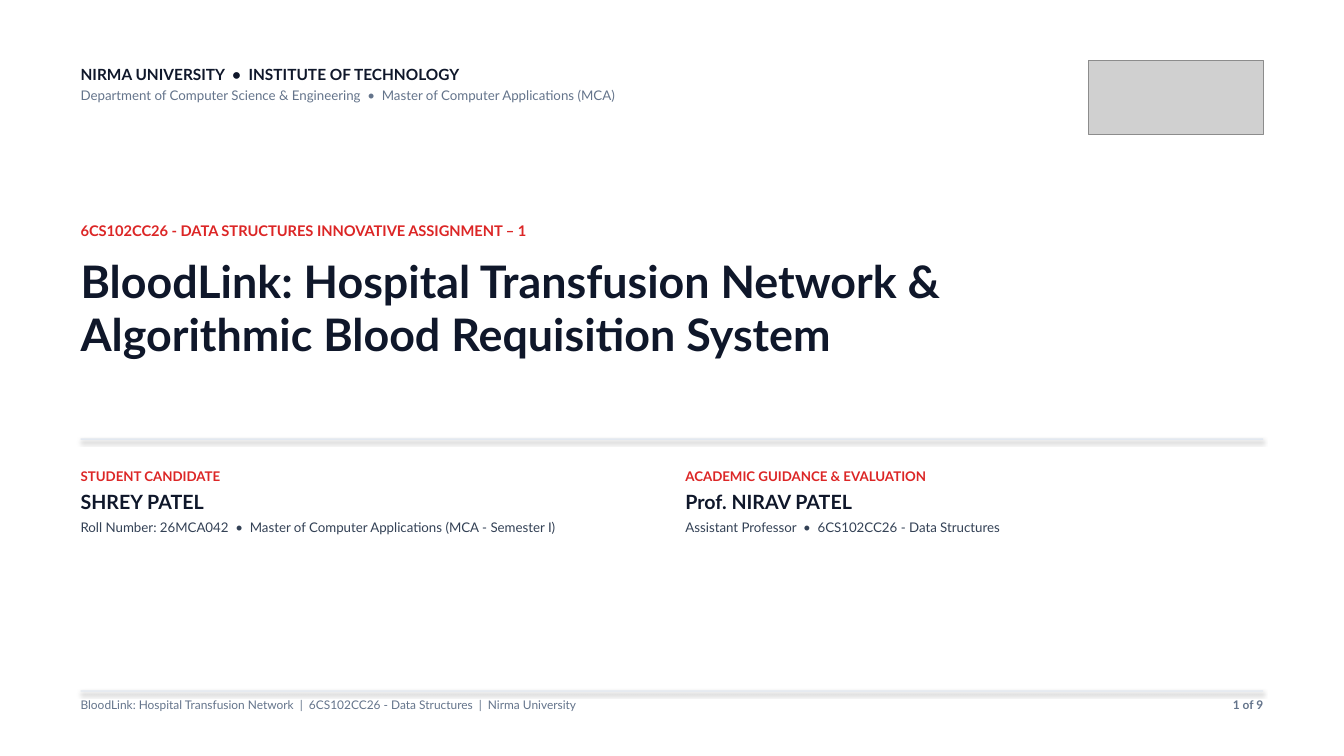
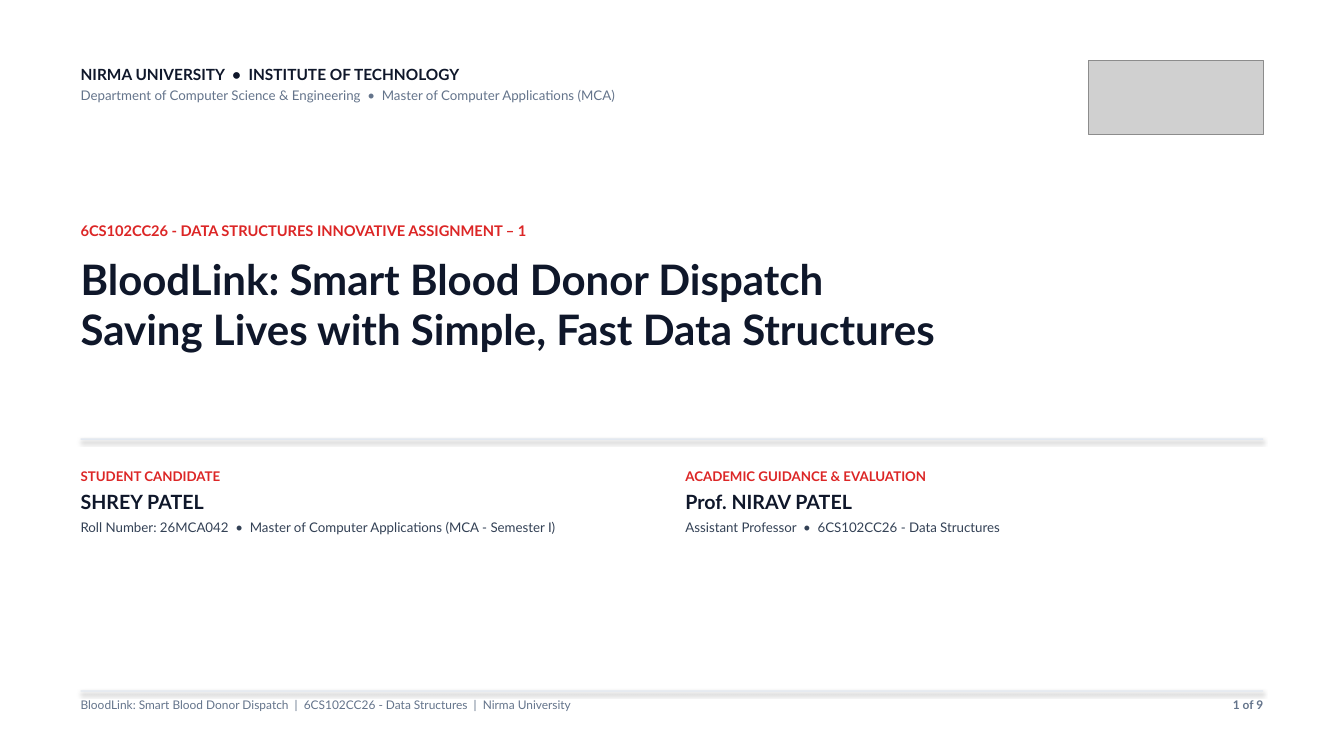
Before and after one commit to Shrey113/DS-Assignment-1, a slide deck: slide 1 of Final_Updated_Presentation.pptx. Drawn at 1344x756 pixels with LibreOffice and Linux fonts; fonts in the diff are those of the drawing; grey boxes stand for pictures. Boxes give left, top, right and bottom in pixels: in the first picture for what was removed or moved away, otherwise in the second. Text is boxed around its words. In the diff, an @@ line names an element or a change of style, - is before the commit and + after.

```diff
--- a/Final_Updated_Presentation.pptx
+++ b/Final_Updated_Presentation.pptx
@@ text at box(81, 263, 934, 353): text changed; size 32 to 30 pt @@
-BloodLink: Hospital Transfusion Network &
-Algorithmic Blood Requisition System
+BloodLink: Smart Blood Donor Dispatch
+Saving Lives with Simple, Fast Data Structures
@@ text at box(81, 700, 571, 711): text changed @@
-BloodLink: Hospital Transfusion Network | 6CS102CC26 - Data Structures | Nirma University
+BloodLink: Smart Blood Donor Dispatch | 6CS102CC26 - Data Structures | Nirma University
```
Also in this commit, not shown: 7 other slides changed, 1 slide added, 1 slide removed, 4 other files.
